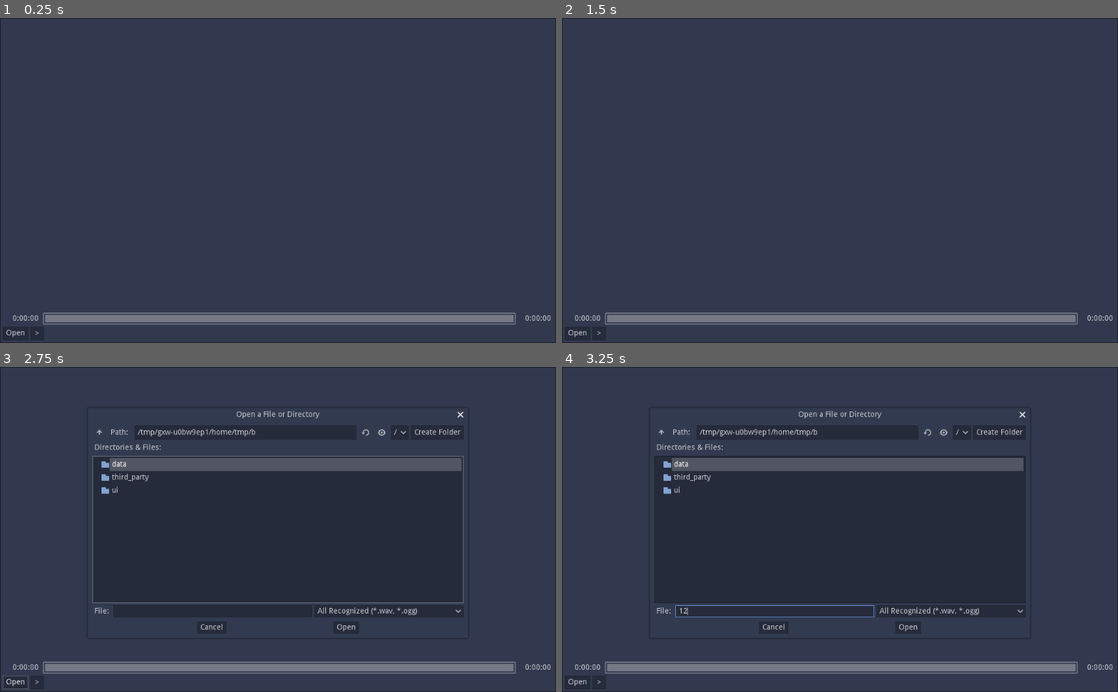
Above: before the commit, frames 1-4 (two rows, left to right).
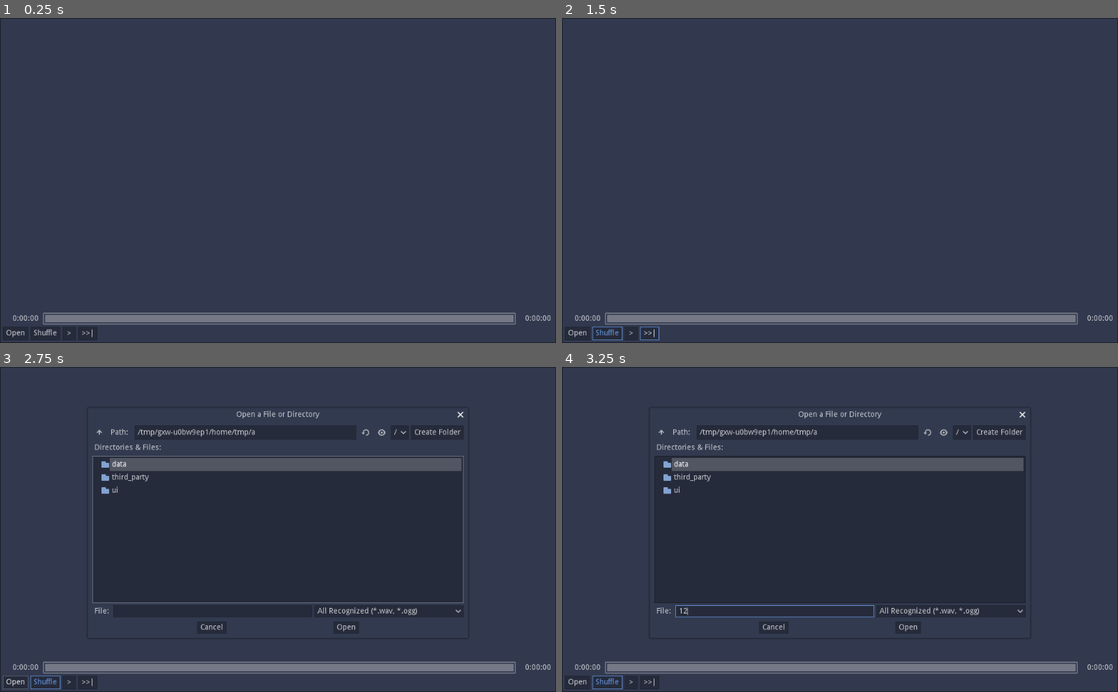
Above: after the commit, the same moments.

Repository: Wcubed/simple_music_player
Game: Godot game, scene res://ui/main.tscn
The game is run twice, just before and just after one commit, with the same random seed, the same clock (stepped at 60 frames per second) and the same inputs.
Inputs (mouse positions are in pixels of both pictures, inside the frame that each line leads up to):
- Up to frame 1 (0.25 s): no input
- Up to frame 2 (1.5 s): click (606, 333) at 0.5 s, where only the run after the commit has a clickable "Shuffle"; click (650, 333) at 1.25 s, where only the run after the commit has a clickable ">>|"
- Up to frame 3 (2.75 s): click "Open" at 2 s
- Up to frame 4 (3.25 s): click (773, 610) at 2.77 s; type "12" at 2.85 s

The runs differ from the first frame. In frame 1, less than 0.1% of the frame differs, in the area x 6-18%, y 95-100%; in frame 2, 0.1%, in the area x 5-18%, y 94-100%; in frame 3, 0.1%; in frame 4, 0.1%.
Error after the commit: Division By Zero in operator '%'. (res://data/playlist.gd:42)

Commit message:
+ Added basic shuffle and next button.

Diff:
--- a/data/playlist.gd
+++ b/data/playlist.gd
@@ -30,13 +30,16 @@
 	return _songs[idx]
 
 
-func get_next_song_to_play() -> Object:
+func get_next_song_to_play(shuffle: bool = false) -> Object:
 	var previous_playing = _currently_playing
 
-	if _currently_playing < 0 or _currently_playing >= _songs.size() -1:
-		_currently_playing = 0
+	if not shuffle:
+		if _currently_playing < 0 or _currently_playing >= _songs.size() -1:
+			_currently_playing = 0
+		else:
+			_currently_playing += 1
 	else:
-		_currently_playing += 1
+		_currently_playing = randi() % _songs.size()
 
 	if _songs.empty():
 		return null
--- a/ui/main.gd
+++ b/ui/main.gd
@@ -29,7 +29,7 @@
 
 
 func _play_next_song():
-	_play_song(_playlist.get_next_song_to_play())
+	_play_song(_playlist.get_next_song_to_play(_playback_controls.get_shuffle()))
 
 
 func _play_song_by_playlist_index(idx: int):
@@ -137,3 +137,7 @@
 
 func _on_PlaylistUi_play_song_by_index_requested(idx: int):
 	_play_song_by_playlist_index(idx)
+
+
+func _on_PlaybackControls_next_song_requested():
+	_play_next_song()
--- a/ui/main.tscn
+++ b/ui/main.tscn
@@ -60,6 +60,7 @@
 [connection signal="finished" from="AudioStreamPlayer" to="." method="_on_AudioStreamPlayer_finished"]
 [connection signal="timeout" from="UpdateTimer" to="." method="_on_UpdateTimer_timeout"]
 [connection signal="play_song_by_index_requested" from="VBoxContainer/PlaylistUi" to="." method="_on_PlaylistUi_play_song_by_index_requested"]
+[connection signal="next_song_requested" from="VBoxContainer/PlaybackControls" to="." method="_on_PlaybackControls_next_song_requested"]
 [connection signal="open_file_requested" from="VBoxContainer/PlaybackControls" to="." method="_on_PlaybackControls_open_file_requested"]
 [connection signal="pause_requested" from="VBoxContainer/PlaybackControls" to="." method="_on_PlaybackControls_pause_requested"]
 [connection signal="play_requested" from="VBoxContainer/PlaybackControls" to="." method="_on_PlaybackControls_play_requested"]
--- a/ui/playback_controls.gd
+++ b/ui/playback_controls.gd
@@ -4,6 +4,7 @@
 signal pause_requested()
 signal seek_requested(seconds)
 signal open_file_requested()
+signal next_song_requested()
 
 var _paused := true
 
@@ -12,6 +13,7 @@
 onready var _song_progress := $TopContainer/SongProgress
 
 onready var _play_pause_button := $BottomContainer/PlayPauseButton
+onready var _shuffle_button := $BottomContainer/ShuffleButton
 onready var _song_title := $BottomContainer/SongTitleLabel
 
 
@@ -20,6 +22,10 @@
 	update_time_playing(0)
 	update_total_time(0)
 	update_paused(true)
+
+
+func get_shuffle() -> bool:
+	return _shuffle_button.pressed
 
 
 func update_time_playing(seconds: float):
@@ -81,3 +87,7 @@
 
 func _on_OpenButton_pressed():
 	emit_signal("open_file_requested")
+
+
+func _on_NextSongButton_pressed():
+	emit_signal("next_song_requested")
--- a/ui/playback_controls.tscn
+++ b/ui/playback_controls.tscn
@@ -48,17 +48,31 @@
 margin_bottom = 25.0
 text = "Open"
 
+[node name="ShuffleButton" type="Button" parent="BottomContainer"]
+margin_left = 51.0
+margin_right = 106.0
+margin_bottom = 25.0
+toggle_mode = true
+text = "Shuffle"
+
 [node name="PlayPauseButton" type="Button" parent="BottomContainer"]
-margin_left = 51.0
-margin_right = 76.0
+margin_left = 110.0
+margin_right = 135.0
 margin_bottom = 25.0
 rect_min_size = Vector2( 25, 25 )
 
+[node name="NextSongButton" type="Button" parent="BottomContainer"]
+margin_left = 139.0
+margin_right = 174.0
+margin_bottom = 25.0
+text = ">>|"
+
 [node name="SongTitleLabel" type="Label" parent="BottomContainer"]
-margin_left = 80.0
+margin_left = 178.0
 margin_top = 1.0
-margin_right = 88.0
+margin_right = 186.0
 margin_bottom = 23.0
 [connection signal="gui_input" from="TopContainer/SongProgress" to="." method="_on_SongProgress_gui_input"]
 [connection signal="pressed" from="BottomContainer/OpenButton" to="." method="_on_OpenButton_pressed"]
 [connection signal="pressed" from="BottomContainer/PlayPauseButton" to="." method="_on_PlayPauseButton_pressed"]
+[connection signal="pressed" from="BottomContainer/NextSongButton" to="." method="_on_NextSongButton_pressed"]
--- a/ui/playlist_entry.gd
+++ b/ui/playlist_entry.gd
@@ -1,6 +1,6 @@
 extends HBoxContainer
 
-signal selected_by_pointer
+signal selected_by_pointer()
 
 const PLAYING_COLOR = Color(0.3, 1.0, 0.3)
 const NOT_PLAYING_COLOR = Color(0.9, 0.9, 0.9)
Not shown, changed: README.md
